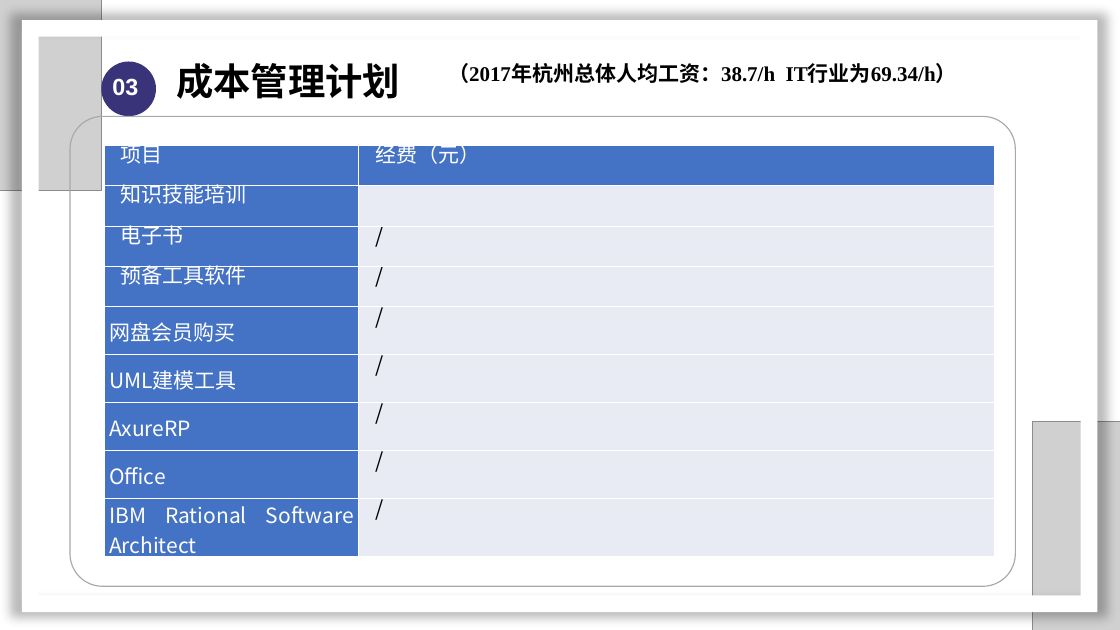
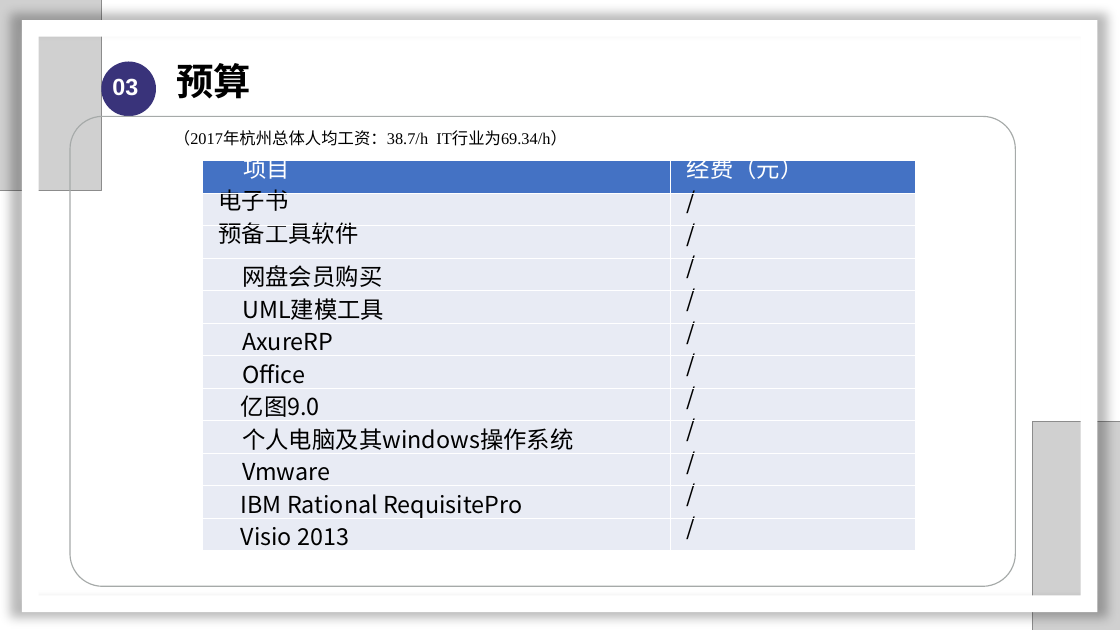
Before and after one commit to SarielX98/PRD2018G14, a slide deck: slide 43 of 受控文档/PPT/PRD2018-G14-软件需求工程审核PPT.pptx (slide 46 before the commit). Drawn at 1120x630 pixels with LibreOffice and Linux fonts; fonts in the diff are those of the drawing; grey boxes stand for pictures; background and template pictures are left out. Boxes give left, top, right and bottom in pixels: in the first picture for what was removed or moved away, otherwise in the second. Text is boxed around its words. In the diff, an @@ line names an element or a change of style, - is before the commit and + after.

```diff
--- a/受控文档/PPT/PRD2018-G14-软件需求工程审核PPT.pptx
+++ b/受控文档/PPT/PRD2018-G14-软件需求工程审核PPT.pptx
@@ text at [176, 63, 251, 99]: text changed @@
-成本管理计划
+预算
@@ text "（2017年杭州总体人均工资：38.7/h IT行业为69.34/h）": place and size @@
-text "（2017年杭州总体人均工资：38.7/h IT行业为69.34/h）" at [448, 63, 957, 83]
+text "（2017年杭州总体人均工资：38.7/h IT行业为69.34/h）" at [174, 130, 567, 146]
@@ text "（2017年杭州总体人均工资：38.7/h IT行业为69.34/h）" at [174, 130, 567, 146]: size 18 to 14 pt, bold off; indent changed @@
@@ table at [202, 160, 917, 551] @@
-row 2: 知识技能培训 | 
-row 9: IBM Rational Software Architect | /
+row 8: 亿图9.0 | /
+row 9: 个人电脑及其windows操作系统 | /
+row 10: Vmware | /
+row 11: IBM Rational RequisitePro | /
+row 12: Visio 2013 | /
@@ table: place and size @@
-table at [104, 145, 995, 562]
+table at [202, 160, 917, 551]
```
Also in this commit, not shown: 20 other slides changed, 12 slides added, 22 slides removed.
